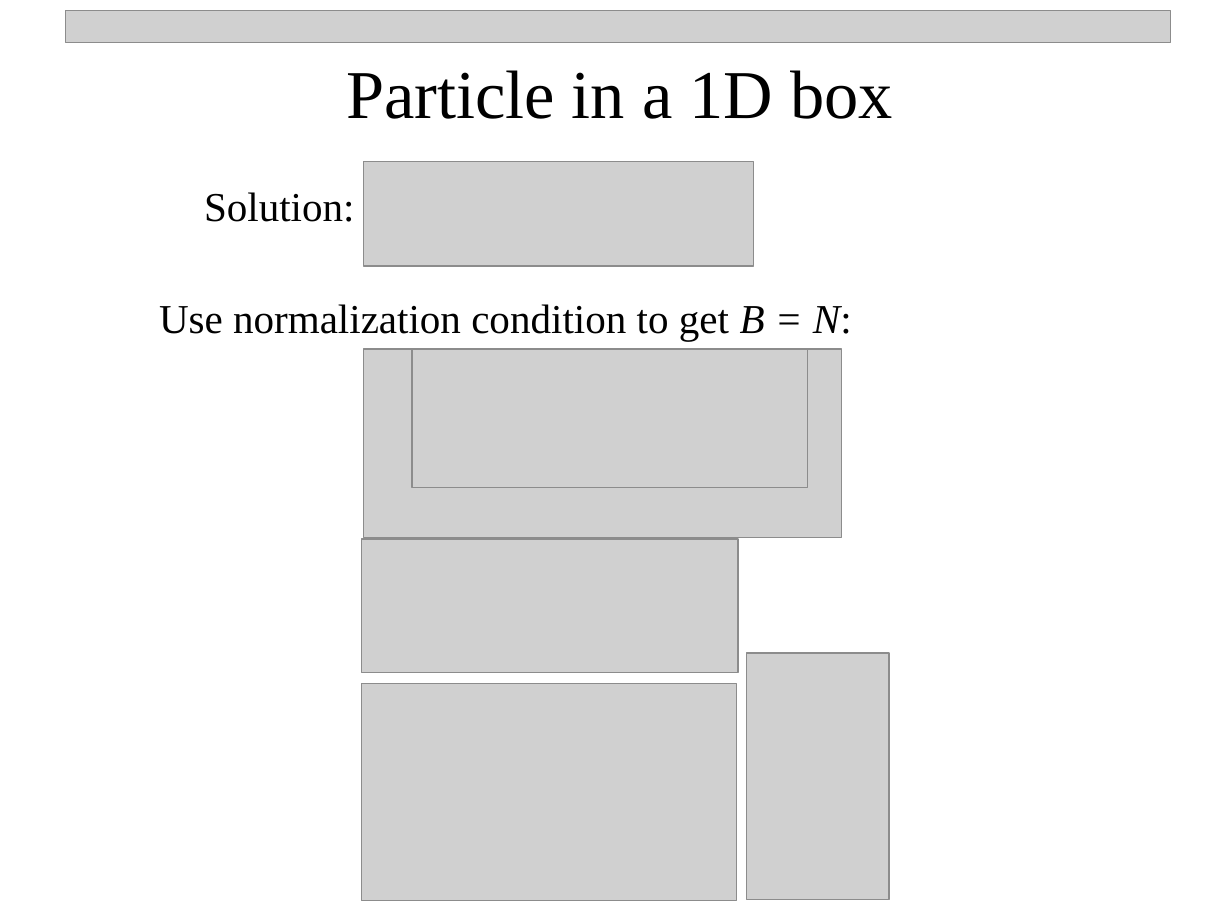
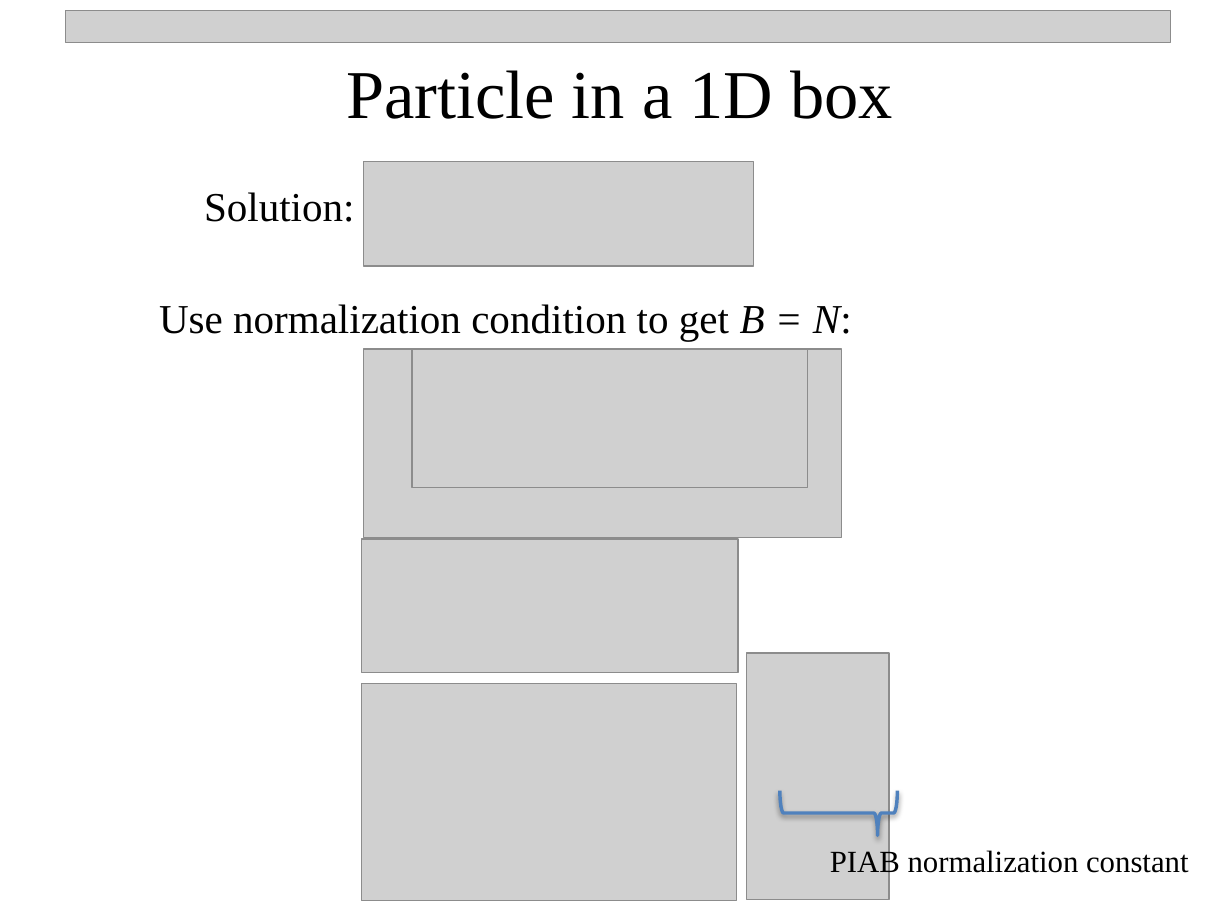
Before and after one commit to npetraco/CHE302, a slide deck: slide 10 of Notes/5_particle_box.pptx. Drawn at 1232x924 pixels with LibreOffice and Linux fonts; fonts in the diff are those of the drawing; grey boxes stand for pictures; background and template pictures are left out. Boxes give left, top, right and bottom in pixels: in the first picture for what was removed or moved away, otherwise in the second. Text is boxed around its words. In the diff, an @@ line names an element or a change of style, - is before the commit and + after.

```diff
--- a/Notes/5_particle_box.pptx
+++ b/Notes/5_particle_box.pptx
@@ left brace added at [780,790,898,835], outline #4F81BD 2 pt @@
@@ text added at [830,848,1189,878], 18 pt, text #000000 @@
+PIAB normalization constant
```
Also in this commit, not shown: 3 other slides changed, 2 other files.
